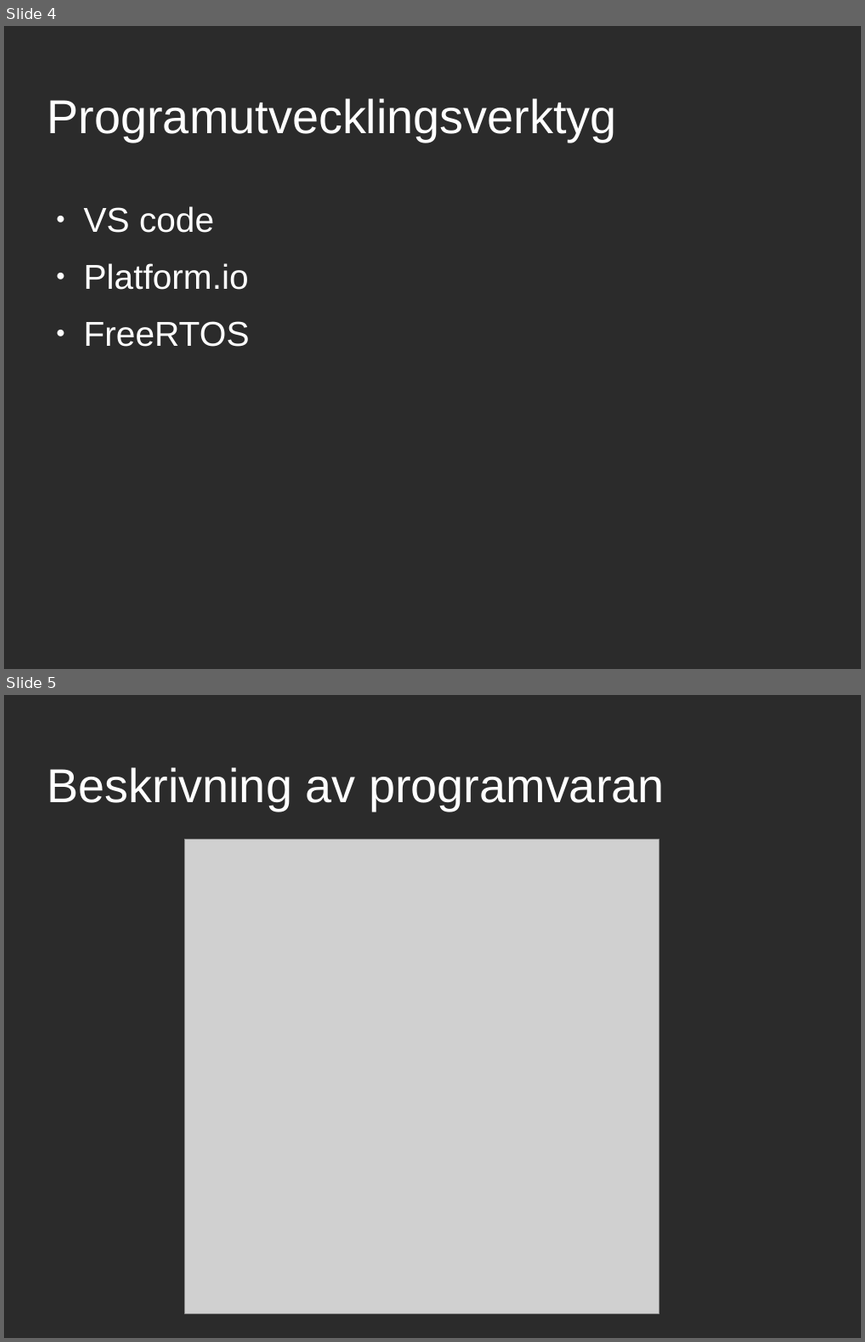
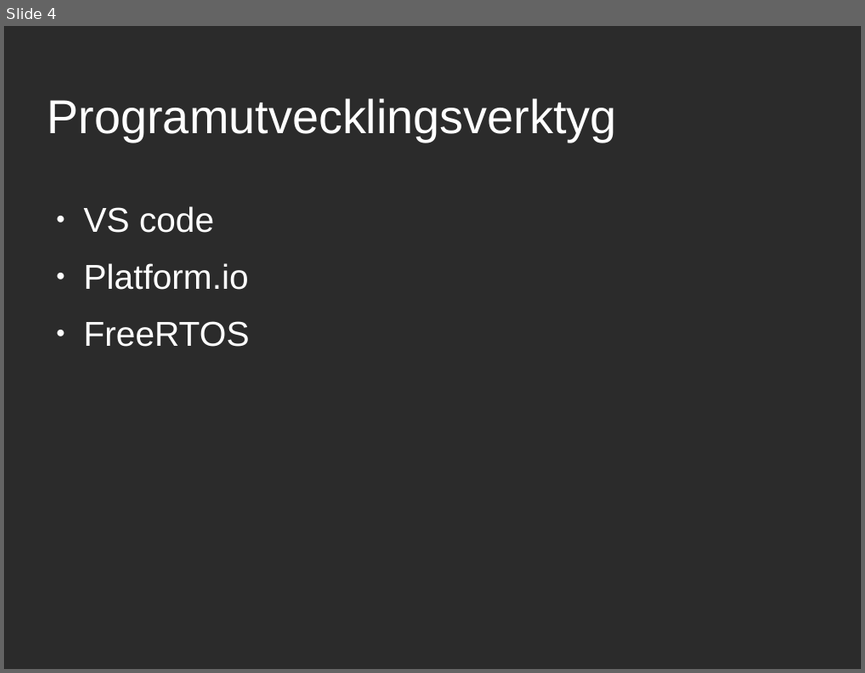
Before and after one commit to jreinhed/line-follower, a slide deck: NucleoCar.odp. Shown one above the other, each under a label of ours: slides 4 and 5 before the commit, slide 4 after it. The pictures are 865x1342 and 865x673 pixels, drawn with LibreOffice and Linux fonts; fonts in the diff are those of the drawing; grey boxes stand for pictures; background and template pictures are left out; a plain dark background stands for a picture behind light text. Boxes give left, top, right and bottom in pixels: in the first picture for what was removed or moved away, otherwise in the second. Text is boxed around its words. In the diff, an @@ line names an element or a change of style, - is before the commit and + after.

```diff
--- a/NucleoCar.odp
+++ b/NucleoCar.odp
@@ slide 5 removed at <box>4,695,861,1338</box>, background picture (left out) @@
@@ title removed at <box>46,767,664,811</box> @@
-Beskrivning av programvaran
@@ picture removed at <box>185,839,659,1314</box> @@
```
Also in this commit, not shown: 1 slide changed, 1 slide added, 1 other file.
